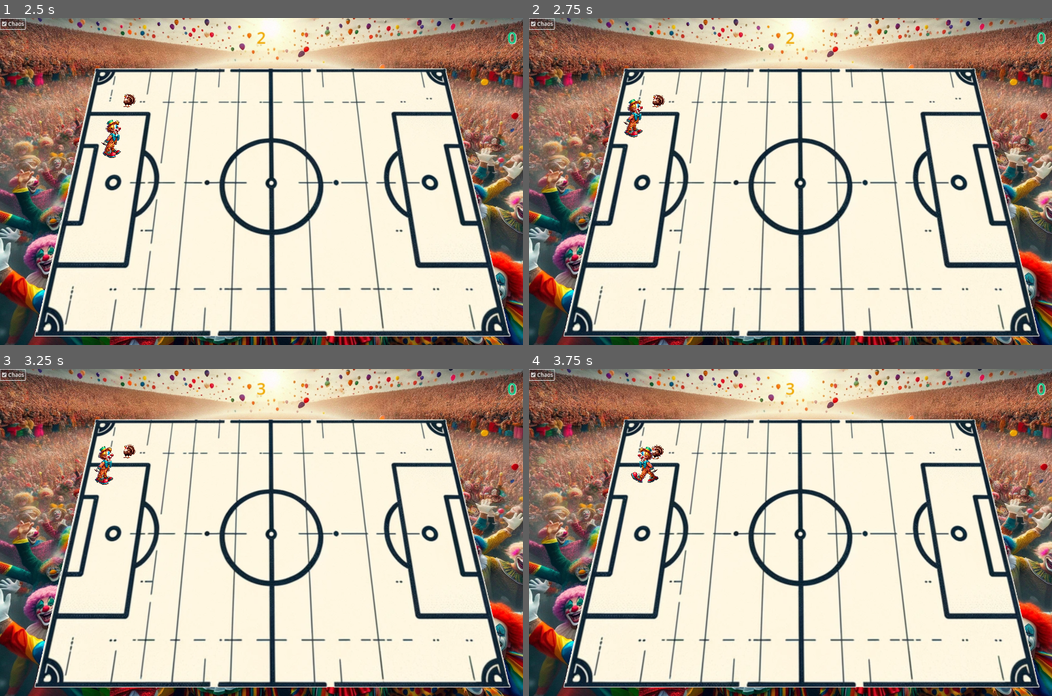
Above: before the commit, frames 1-4 (two rows, left to right).
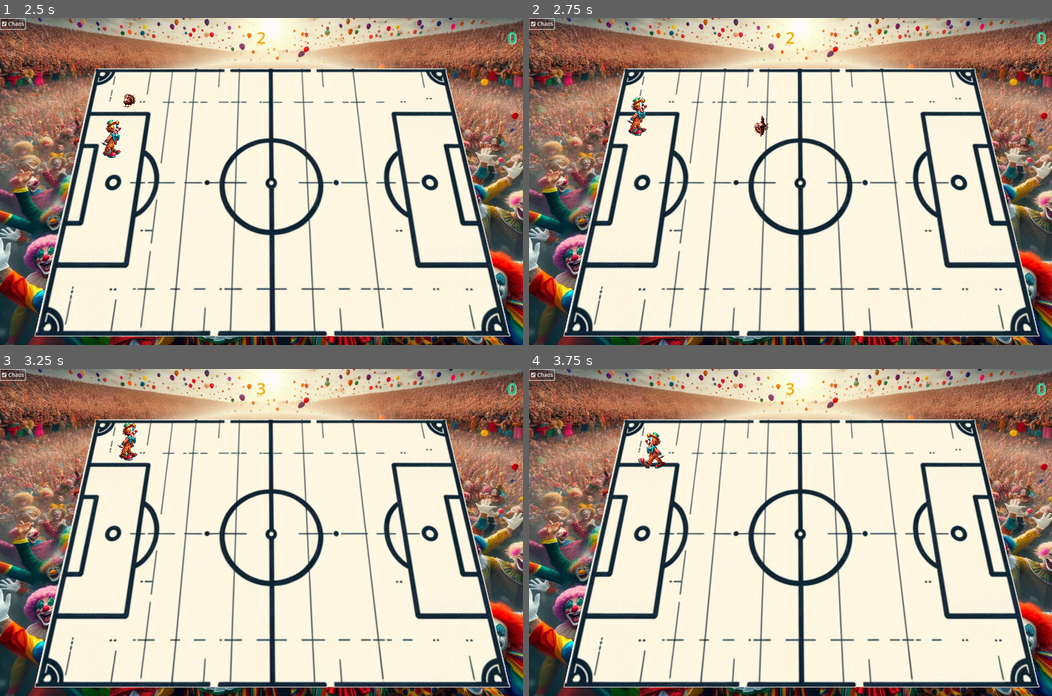
Above: after the commit, the same moments.

Repository: turkey-ball/turkey-ball
Game: Godot game, scene res://Scenes/game.tscn
The game is run twice, just before and just after one commit, with the same random seed, the same clock (stepped at 60 frames per second) and the same inputs.
Inputs:
- Up to frame 1 (2.5 s): click "Single Game" at 0.5 s; click "Chaos" at 1.25 s; hold Up (ui_up) from 2.03 s (still down)
- Up to frame 2 (2.75 s): keep holding Up (ui_up)
- Up to frame 3 (3.25 s): keep holding Up (ui_up)
- Up to frame 4 (3.75 s): release Up (ui_up) at 3.53 s; hold Left (ui_left) from 3.53 s (still down)

Frame 1 is identical in both runs. In frame 2, 0.5% of the frame differs, in the area x 18-46%, y 23-37%; in frame 3, 0.5%, in the area x 18-27%, y 16-36%; in frame 4, 0.5%.

Commit message:
[turkey] fix broken collision box

Diff:
--- a/Scenes/turkey.tscn
+++ b/Scenes/turkey.tscn
@@ -16,7 +16,7 @@
 bounce = 1.0
 
 [sub_resource type="CircleShape2D" id="CircleShape2D_3lpdk"]
-radius = 32.28
+radius = 31.0
 
 [sub_resource type="AtlasTexture" id="AtlasTexture_ivoob"]
 atlas = ExtResource("2_hyh7e")
--- a/Scenes/turkey_k.tscn
+++ b/Scenes/turkey_k.tscn
@@ -12,7 +12,7 @@
 [ext_resource type="Texture2D" uid="uid://brjbymwbrm5fv" path="res://assets/pics/spritesheets/wings.png" id="10_xxqga"]
 
 [sub_resource type="CircleShape2D" id="CircleShape2D_3lpdk"]
-radius = 32.28
+radius = 32.0156
 
 [sub_resource type="PlaceholderTexture2D" id="PlaceholderTexture2D_73ost"]
 
@@ -262,7 +262,7 @@
 }]
 
 [sub_resource type="CircleShape2D" id="CircleShape2D_4w26h"]
-radius = 41.3038
+radius = 34.0147
 
 [sub_resource type="SceneReplicationConfig" id="SceneReplicationConfig_jwpe2"]
 properties/0/path = NodePath(".:position")
Not shown: 1 places in Scenes/turkey.tscn that only renumber resources
